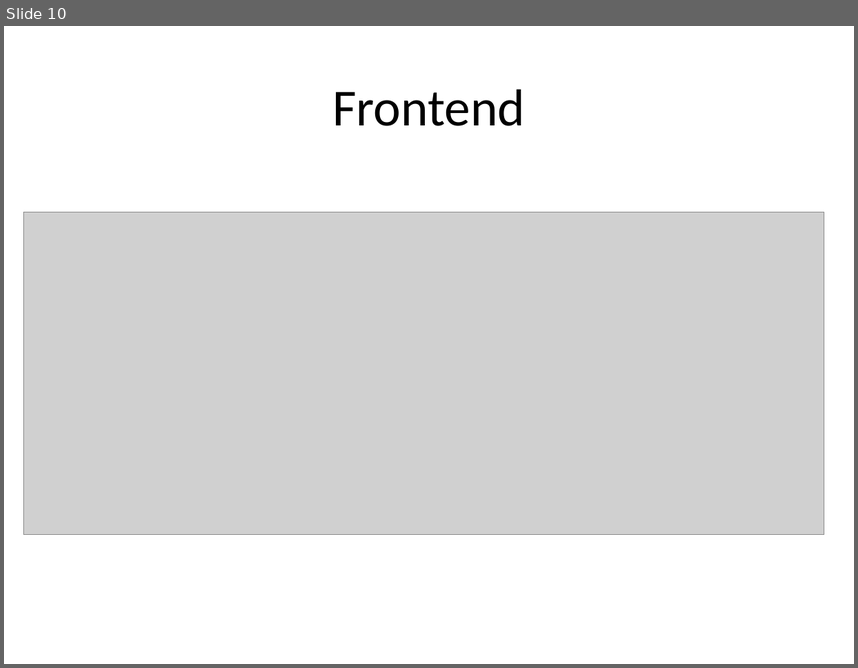
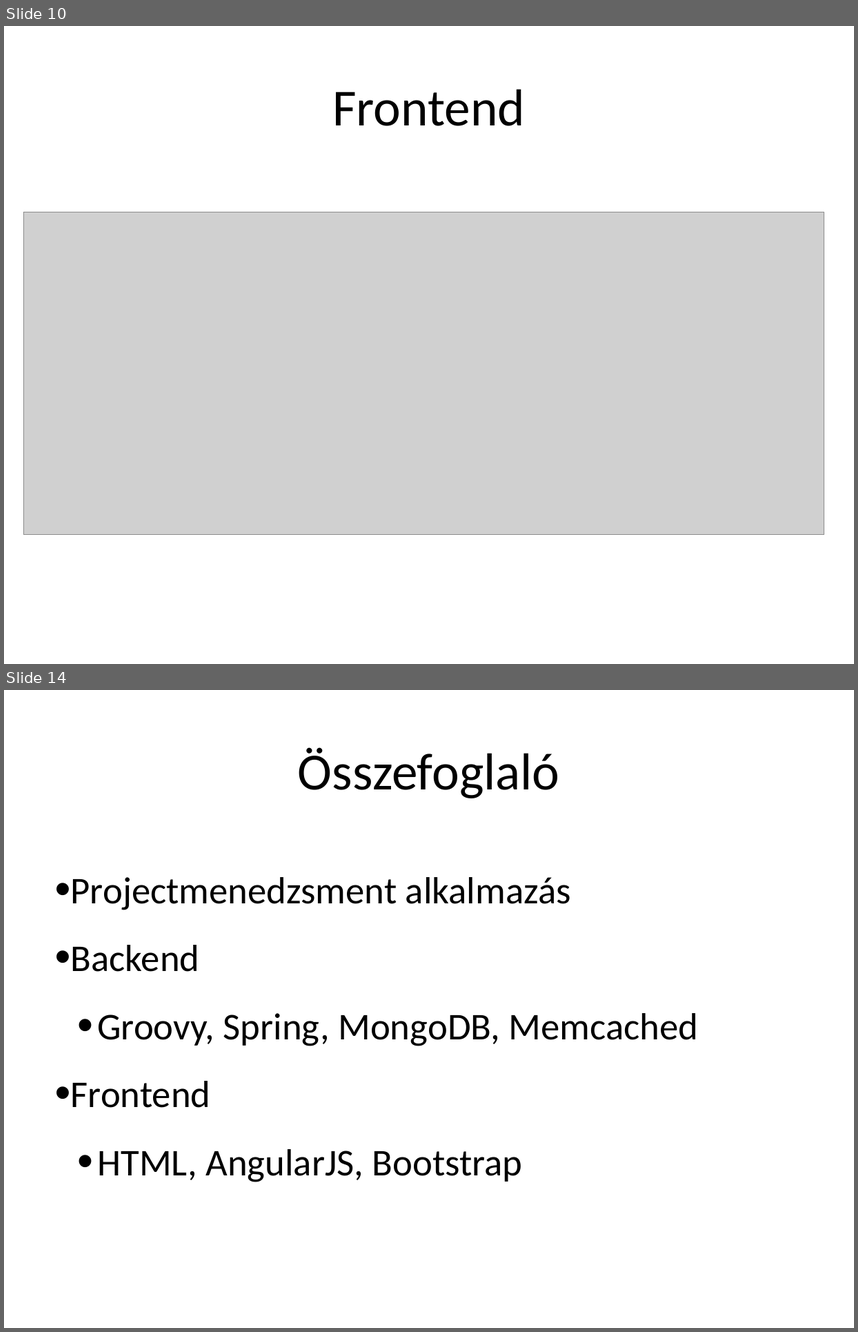
Before and after one commit to borlayda/Stump, a slide deck: Szarch-prezi.pptx. Shown one above the other, each under a label of ours: slide 10 before the commit, slides 10 and 14 after it; the slides between them are not shown. The pictures are 858x668 and 858x1332 pixels, drawn with LibreOffice and Linux fonts; fonts in the diff are those of the drawing; grey boxes stand for pictures. Boxes give left, top, right and bottom in pixels: in the first picture for what was removed or moved away, otherwise in the second. Text is boxed around its words. In the diff, an @@ line names an element or a change of style, - is before the commit and + after.

```diff
--- a/Szarch-prezi.pptx
+++ b/Szarch-prezi.pptx
@@ slide 14 added at (x1=4, y1=690, x2=854, y2=1328), background #FFFFFF @@
@@ text added at (x1=298, y1=747, x2=560, y2=798), 44 pt, text #000000 @@
+Összefoglaló
@@ text added at (x1=71, y1=877, x2=699, y2=1182), 32 pt, text #000000 @@
+• Projectmenedzsment alkalmazás
+• Backend
+  • Groovy, Spring, MongoDB, Memcached
+• Frontend
+  • HTML, AngularJS, Bootstrap
```
Also in this commit, not shown: 8 slides changed.
